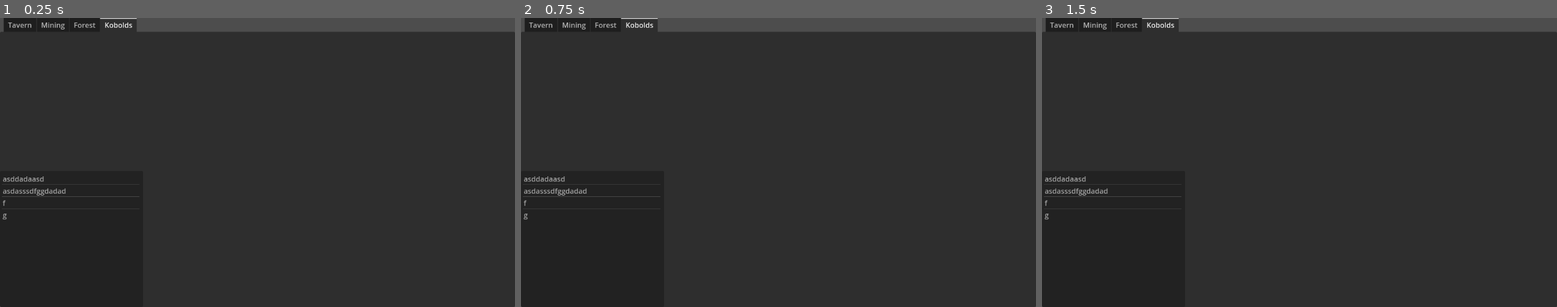
Above: before the commit, frames 1-3 (left to right).
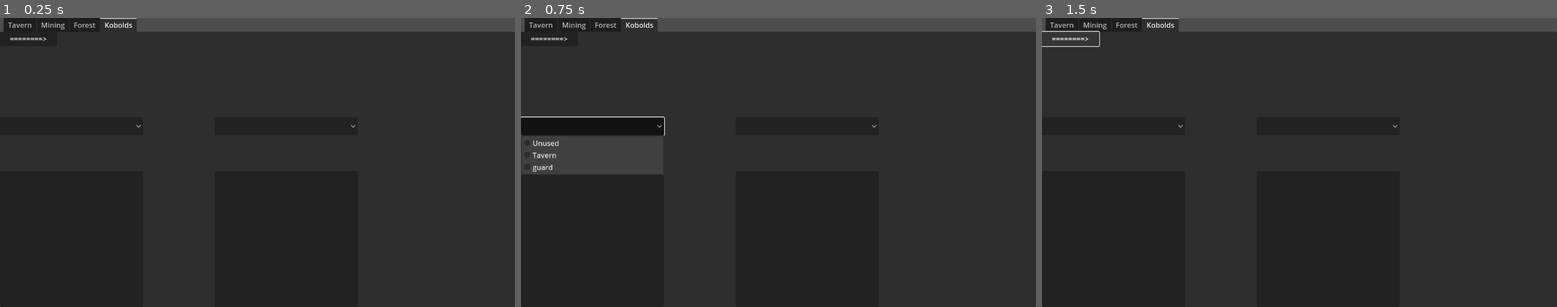
Above: after the commit, the same moments.

Repository: Random31234/managementgame
Game: Godot game, scene res://Scenes/Game.tscn
Same seed, same stepped clock (60 frames per second), same inputs: the game is played once before the commit and once after it. The project has no main scene, so this scene is started directly.
Inputs (mouse positions are in pixels of both pictures, inside the frame that each line leads up to):
- Up to frame 1 (0.25 s): no input
- Up to frame 2 (0.75 s): click (593, 127) at 0.52 s
- Up to frame 3 (1.5 s): click (1072, 38) at 1.25 s, where only the run after the commit has a clickable "========>"

The runs differ from the first frame. In frame 1, 0.3% of the frame differs, in the area x 0-69%, y 6-70%; in frame 2, 2.6%; in frame 3, 0.5%.

Commit message:
Everything is almost in place
Things are nearly done and covered for the kobold management system

Diff:
--- a/Scenes/Game.tscn
+++ b/Scenes/Game.tscn
@@ -1,7 +1,64 @@
-[gd_scene load_steps=3 format=3 uid="uid://bj8mw8apgv0mj"]
+[gd_scene load_steps=11 format=3 uid="uid://bj8mw8apgv0mj"]
 
-[ext_resource type="Script" path="res://Scripts/KoboldPlacements.gd" id="1_ae2s2"]
-[ext_resource type="Script" path="res://Scripts/TestItemlist.gd" id="2_bufac"]
+[ext_resource type="Script" path="res://Scripts/Koboldmanager.gd" id="1_ae2s2"]
+[ext_resource type="Script" path="res://Scripts/fieldSelector.gd" id="2_7mcs4"]
+[ext_resource type="Script" path="res://Scripts/Resources script/KoboldBase.gd" id="2_vaw38"]
+
+[sub_resource type="Resource" id="Resource_r25rb"]
+script = ExtResource("2_vaw38")
+n = "4"
+mainColor = Color(0, 0, 0, 1)
+secondaryColor = Color(0, 0, 0, 1)
+eyeColor = Color(0, 0, 0, 1)
+sex = false
+
+[sub_resource type="Resource" id="Resource_356sp"]
+script = ExtResource("2_vaw38")
+n = "56"
+mainColor = Color(0, 0, 0, 1)
+secondaryColor = Color(0, 0, 0, 1)
+eyeColor = Color(0, 0, 0, 1)
+sex = false
+
+[sub_resource type="Resource" id="Resource_2x8v7"]
+script = ExtResource("2_vaw38")
+n = "3"
+mainColor = Color(0, 0, 0, 1)
+secondaryColor = Color(0, 0, 0, 1)
+eyeColor = Color(0, 0, 0, 1)
+sex = false
+
+[sub_resource type="Resource" id="Resource_j4dl0"]
+script = ExtResource("2_vaw38")
+n = "a"
+mainColor = Color(0, 0, 0, 1)
+secondaryColor = Color(0, 0, 0, 1)
+eyeColor = Color(0, 0, 0, 1)
+sex = false
+
+[sub_resource type="Resource" id="Resource_rxsop"]
+script = ExtResource("2_vaw38")
+n = "hb"
+mainColor = Color(0, 0, 0, 1)
+secondaryColor = Color(0, 0, 0, 1)
+eyeColor = Color(0, 0, 0, 1)
+sex = false
+
+[sub_resource type="Resource" id="Resource_2d8g0"]
+script = ExtResource("2_vaw38")
+n = "ng"
+mainColor = Color(0, 0, 0, 1)
+secondaryColor = Color(0, 0, 0, 1)
+eyeColor = Color(0, 0, 0, 1)
+sex = false
+
+[sub_resource type="Resource" id="Resource_grcm8"]
+script = ExtResource("2_vaw38")
+n = "ysd"
+mainColor = Color(0, 0, 0, 1)
+secondaryColor = Color(0, 0, 0, 1)
+eyeColor = Color(0, 0, 0, 1)
+sex = false
 
 [node name="Control" type="Control"]
 layout_mode = 3
@@ -11,6 +68,12 @@
 grow_horizontal = 2
 grow_vertical = 2
 
+[node name="Node" type="Node" parent="."]
+script = ExtResource("1_ae2s2")
+tavernWorkers = Array[ExtResource("2_vaw38")]([SubResource("Resource_r25rb")])
+unusedkobolds = Array[ExtResource("2_vaw38")]([SubResource("Resource_356sp"), SubResource("Resource_2x8v7")])
+guards = Array[ExtResource("2_vaw38")]([SubResource("Resource_j4dl0"), SubResource("Resource_rxsop"), SubResource("Resource_2d8g0"), SubResource("Resource_grcm8")])
+
 [node name="Game area" type="TabContainer" parent="."]
 layout_mode = 1
 anchors_preset = 15
@@ -19,6 +82,7 @@
 grow_horizontal = 2
 grow_vertical = 2
 current_tab = 3
+drag_to_rearrange_enabled = true
 
 [node name="Tavern" type="Control" parent="Game area"]
 visible = false
@@ -39,15 +103,36 @@
 layout_mode = 2
 metadata/_tab_index = 3
 
-[node name="Node" type="Node" parent="Game area/Kobolds"]
-script = ExtResource("1_ae2s2")
-
-[node name="Control" type="Control" parent="Game area/Kobolds"]
+[node name="kobold swapping" type="Control" parent="Game area/Kobolds"]
 anchors_preset = 0
 offset_right = 40.0
 offset_bottom = 40.0
 
-[node name="ItemList" type="ItemList" parent="Game area/Kobolds/Control"]
+[node name="SwapFrom" type="Control" parent="Game area/Kobolds/kobold swapping"]
+layout_mode = 1
+anchors_preset = 15
+anchor_right = 1.0
+anchor_bottom = 1.0
+grow_horizontal = 2
+grow_vertical = 2
+
+[node name="OptionButton" type="OptionButton" parent="Game area/Kobolds/kobold swapping/SwapFrom" node_paths=PackedStringArray("item", "kM")]
+layout_mode = 1
+offset_top = 192.0
+offset_right = 320.0
+offset_bottom = 232.0
+item_count = 3
+popup/item_0/text = "Unused"
+popup/item_0/id = 0
+popup/item_1/text = "Tavern"
+popup/item_1/id = 1
+popup/item_2/text = "guard"
+popup/item_2/id = 2
+script = ExtResource("2_7mcs4")
+item = NodePath("../ItemList")
+kM = NodePath("../../../../../Node")
+
+[node name="ItemList" type="ItemList" parent="Game area/Kobolds/kobold swapping/SwapFrom"]
 layout_mode = 1
 anchors_preset = 2
 anchor_top = 1.0
@@ -57,11 +142,49 @@
 offset_bottom = 577.0
 grow_vertical = 0
 select_mode = 1
-item_count = 4
-item_0/text = "asddadaasd"
-item_1/text = "asdasssdfggdadad"
-item_2/text = "f"
-item_3/text = "g"
-script = ExtResource("2_bufac")
 
-[connection signal="multi_selected" from="Game area/Kobolds/Control/ItemList" to="Game area/Kobolds/Control/ItemList" method="_on_multi_selected"]
+[node name="Swapto" type="Control" parent="Game area/Kobolds/kobold swapping"]
+layout_mode = 1
+anchors_preset = 15
+anchor_right = 1.0
+anchor_bottom = 1.0
+offset_left = 480.0
+offset_right = 480.0
+grow_horizontal = 2
+grow_vertical = 2
+
+[node name="OptionButton" type="OptionButton" parent="Game area/Kobolds/kobold swapping/Swapto" node_paths=PackedStringArray("item", "kM")]
+layout_mode = 1
+offset_top = 192.0
+offset_right = 320.0
+offset_bottom = 232.0
+item_count = 3
+popup/item_0/text = "Unused"
+popup/item_0/id = 0
+popup/item_1/text = "Tavern"
+popup/item_1/id = 1
+popup/item_2/text = "guard"
+popup/item_2/id = 2
+script = ExtResource("2_7mcs4")
+item = NodePath("../ItemList")
+kM = NodePath("../../../../../Node")
+
+[node name="ItemList" type="ItemList" parent="Game area/Kobolds/kobold swapping/Swapto"]
+layout_mode = 1
+anchors_preset = 2
+anchor_top = 1.0
+anchor_bottom = 1.0
+offset_top = 272.0
+offset_right = 320.0
+offset_bottom = 577.0
+grow_vertical = 0
+select_mode = 1
+
+[node name="Button" type="Button" parent="Game area/Kobolds/kobold swapping"]
+layout_mode = 0
+offset_right = 128.0
+offset_bottom = 32.0
+text = "========>"
+
+[connection signal="item_selected" from="Game area/Kobolds/kobold swapping/SwapFrom/OptionButton" to="Game area/Kobolds/kobold swapping/SwapFrom/OptionButton" method="a"]
+[connection signal="item_selected" from="Game area/Kobolds/kobold swapping/Swapto/OptionButton" to="Game area/Kobolds/kobold swapping/Swapto/OptionButton" method="a"]
--- a/Scripts/KoboldPlacements.gd
+++ /dev/null
@@ -1,5 +0,0 @@
-extends Node
-
-@export var tavernWorkers:Array[kobold]
-@export var unusedkobolds:Array[kobold]
-@export var guards:Array[kobold]
--- /dev/null
+++ b/Scripts/Koboldmanager.gd
@@ -0,0 +1,23 @@
+extends Node
+
+class_name koboldManager
+@export var tavernWorkers:Array[kobold]
+@export var unusedkobolds:Array[kobold]
+@export var guards:Array[kobold]
+
+
+
+#note need to make a way to sort and filter kobolds!
+signal list(k:Array[kobold])
+
+signal updateLists(tavernworkers, unusedkobolds, guards)
+func returnKobolds(i:int) -> Array[kobold]:
+	if(i == 0 ):
+		return unusedkobolds
+	if (i == 1 ):
+		return tavernWorkers
+	if (i == 2 ):
+		return guards
+
+	print("Error, i is outside value for kkobold manager.")
+	return unusedkobolds
--- a/Scripts/Resources script/KoboldBase.gd
+++ b/Scripts/Resources script/KoboldBase.gd
@@ -11,7 +11,7 @@
 @export var sex:bool
 
 #basic stats
-@export var str:Big
+@export var stre:Big
 @export var dex:Big
 @export var con:Big
 @export var wis:Big
--- /dev/null
+++ b/Scripts/fieldSelector.gd
@@ -0,0 +1,10 @@
+extends OptionButton
+
+
+@export var item:ItemList
+@export var kM:koboldManager
+func a(i:int):
+	item.clear()
+	for x in kM.returnKobolds(i):
+
+		item.add_item(x.n)
